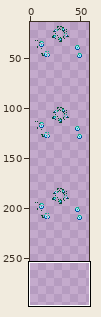
Two versions of one sprite sheet, Resources/Textures/Tiles/Ambient/NexusGateway_Glow.png. Above: a wide view before the commit, with the close-up outlined.
Close-up. Before the commit:
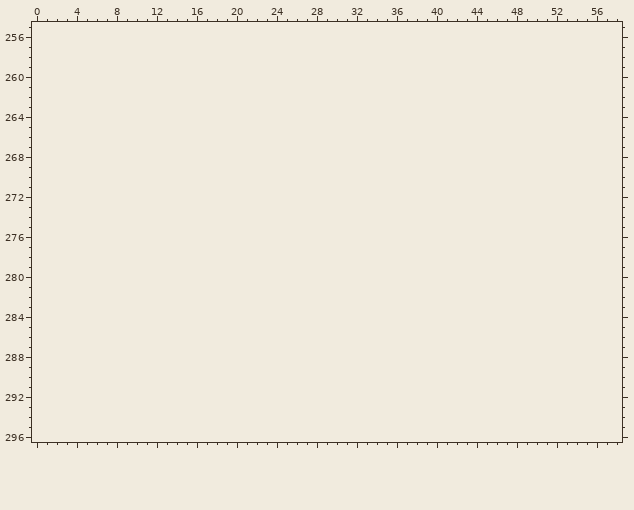
The file is 126x486 pixels, drawn in blocks of 2x2; one block is one cell here. Shown: x 0..58, y 255..296. The old version is drawn lined up with the new one, on the new canvas. The wide view leaves out empty margins.
Palette (. is transparent): 
Pixels before (only the part around the change), first column x 0:
256 .........................................................
257 .........................................................
258 .........................................................
259 .........................................................
260 .........................................................
261 .........................................................
262 .........................................................
263 .........................................................
264 .........................................................
265 .........................................................
266 .........................................................
267 .........................................................
268 .........................................................
269 .........................................................
270 .........................................................
271 .........................................................
272 .........................................................
273 .........................................................
274 .........................................................
275 .........................................................
276 .........................................................
277 .........................................................
278 .........................................................
279 .........................................................
280 .........................................................
281 .........................................................
282 .........................................................
283 .........................................................
284 .........................................................
285 .........................................................
286 .........................................................
287 .........................................................
288 .........................................................
289 .........................................................
290 .........................................................
291 .........................................................
292 .........................................................
293 .........................................................
294 .........................................................
295 .........................................................
296 .........................................................
The same view after the edit:
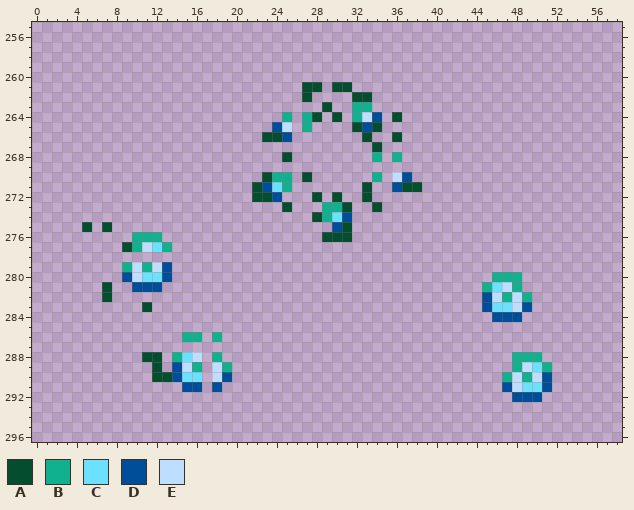
Colours new in this view: A #044d2e  B #11b08f  C #6be1ff  D #004e9a  E #bedeff
Changes in this commit:
canvas 63x243 -> 63x324
There is now colour A in row 261 at x 27 to 28 and 30 to 31; in row 262 at x 27 and 32 to 33; in row 263 at x 29; in row 264 at x 28, 30 and 36; in row 265 at x 32 and 34; in row 266 at x 23 to 24, 33 and 36.
There is now colour A in row 267 at x 34; in row 268 at x 25; in row 270 at x 23 and 27; in row 271 at x 22, 33 and 37 to 38; in row 272 at x 22 to 23, 28, 30 and 33; in row 273 at x 25, 31 and 34.
There is now colour A in row 274 at x 28; in row 275 at x 5, 7 and 31; in row 276 at x 29 to 31; in row 277 at x 9; in rows 281 to 282 at x 7; in row 283 at x 11.
There is now colour A in row 288 at x 11 to 12; in row 289 at x 12; in row 290 at x 12 to 13.
There is now colour B in row 263 at x 32 to 33; in row 264 at x 25, 27 and 32; in row 265 at x 27; in row 268 at x 34 and 36; in row 270 at x 24 to 25 and 34; in row 271 at x 25.
There is now colour B in row 273 at x 29 to 30; in row 274 at x 29; in row 276 at x 10 to 12; in row 277 at x 10 and 13; in row 279 at x 9 and 11; in row 280 at x 46 to 48.
There is now colour B in row 281 at x 45 and 48; in row 282 at x 47 and 49; in row 286 at x 15 to 16 and 18; in row 288 at x 14, 18 and 48 to 50; in row 289 at x 16, 19, 48 and 51; in row 290 at x 47 and 49.
There is now colour C in row 271 at x 24; in row 274 at x 30; in row 277 at x 12; in row 280 at x 11 to 12; in row 281 at x 46; in row 283 at x 46 to 47.
There is now colour C in row 288 at x 15; in row 289 at x 50; in row 290 at x 15 to 16; in row 291 at x 49 to 50.
There is now colour D in row 264 at x 34; in row 265 at x 24 and 33; in row 266 at x 25; in row 270 at x 37; in row 271 at x 23 and 36; in row 272 at x 24.
There is now colour D in row 274 at x 31; in row 275 at x 30; in row 279 at x 13; in row 280 at x 9 and 13; in row 281 at x 10 to 12; in row 282 at x 45.
There is now colour D in row 283 at x 45 and 49; in row 284 at x 46 to 48; in row 289 at x 14; in row 290 at x 14, 19 and 51; in row 291 at x 15 to 16, 18, 47 and 51; in row 292 at x 48 to 50.
There is now colour E in row 264 at x 33; in row 265 at x 25; in row 270 at x 36; in row 277 at x 11; in row 279 at x 10 and 12; in row 280 at x 10.
There is now colour E in row 281 at x 47; in row 282 at x 46 and 48; in row 283 at x 48; in row 288 at x 16; in row 289 at x 15, 18 and 49; in row 290 at x 18, 48 and 50.
There is now colour E in row 291 at x 48.
Pixel boxes of the changes (left, top, right, bottom) in both close-ups:
added: (252, 82, 422, 242)
added: (82, 222, 172, 312)
added: (482, 272, 532, 322)
added: (142, 332, 232, 392)
added: (502, 352, 552, 402)
